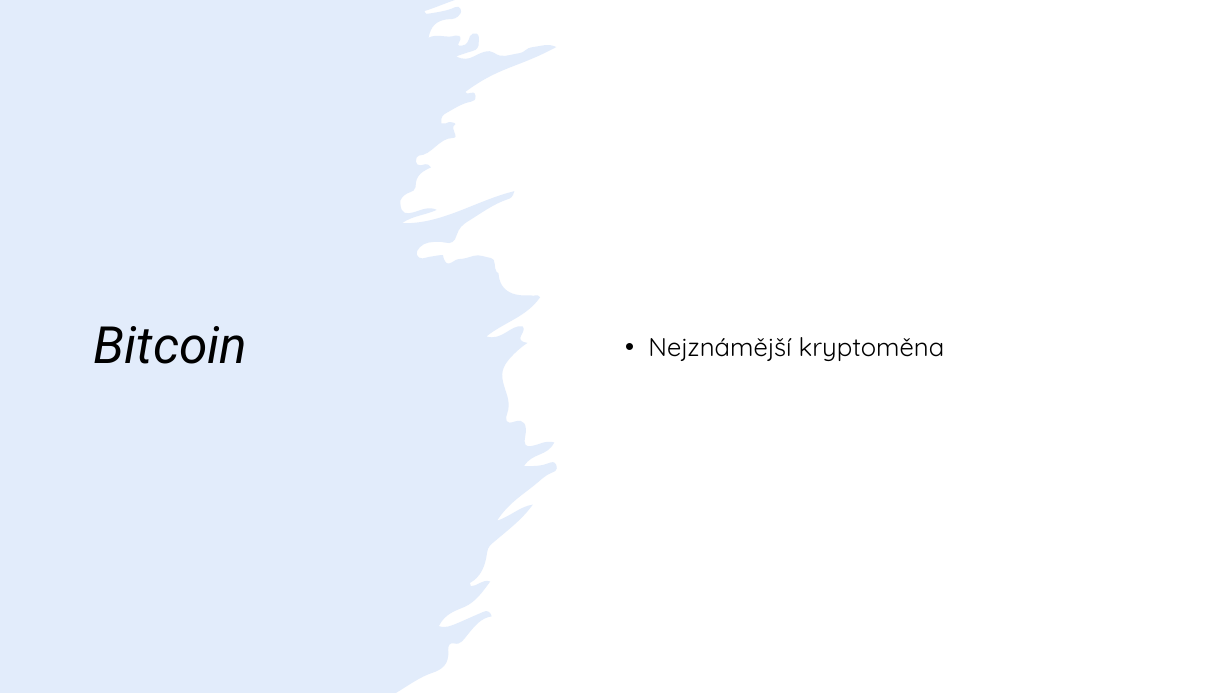
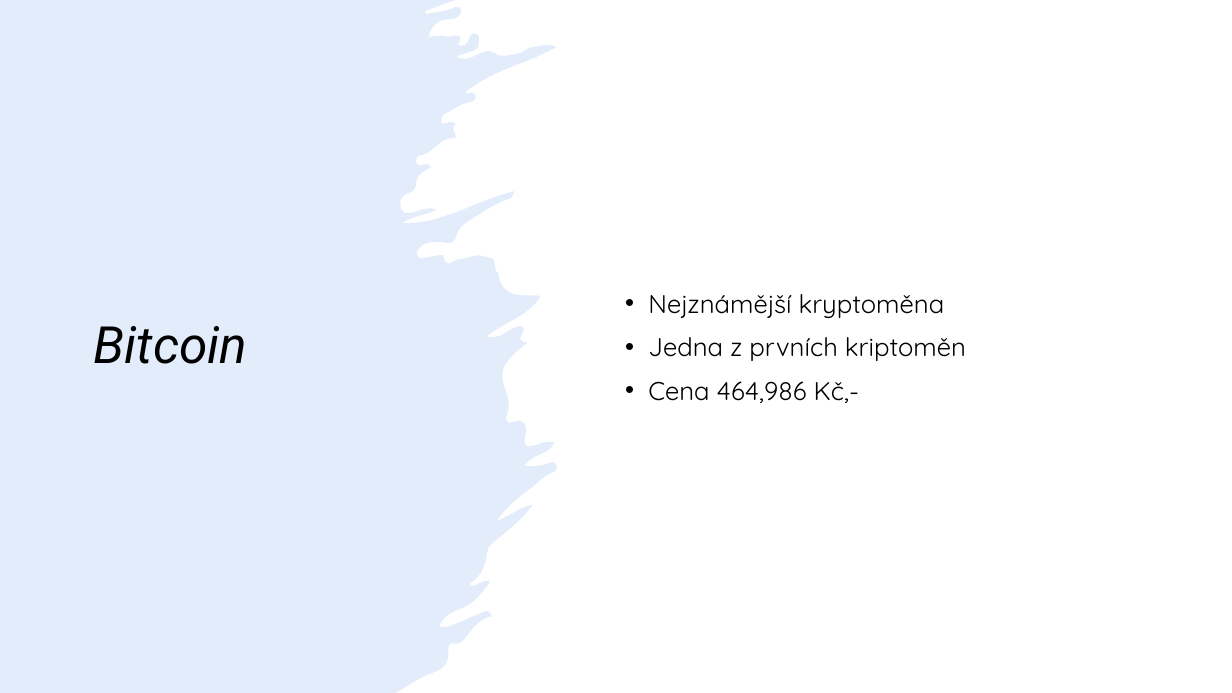
Before and after one commit to kuba384/Jirasek, a slide deck: slide 10 of Presentation.pptx (slide 8 before the commit). Drawn at 1232x693 pixels with LibreOffice and Linux fonts; fonts in the diff are those of the drawing. Boxes give left, top, right and bottom in pixels: in the first picture for what was removed or moved away, otherwise in the second. Text is boxed around its words. In the diff, an @@ line names an element or a change of style, - is before the commit and + after.

```diff
--- a/Presentation.pptx
+++ b/Presentation.pptx
@@ text at (648,337,966,403): paragraphs added @@
+• Jedna z prvních kriptoměn
+• Cena 464,986 Kč,-
```
Also in this commit, not shown: 3 slides added.
